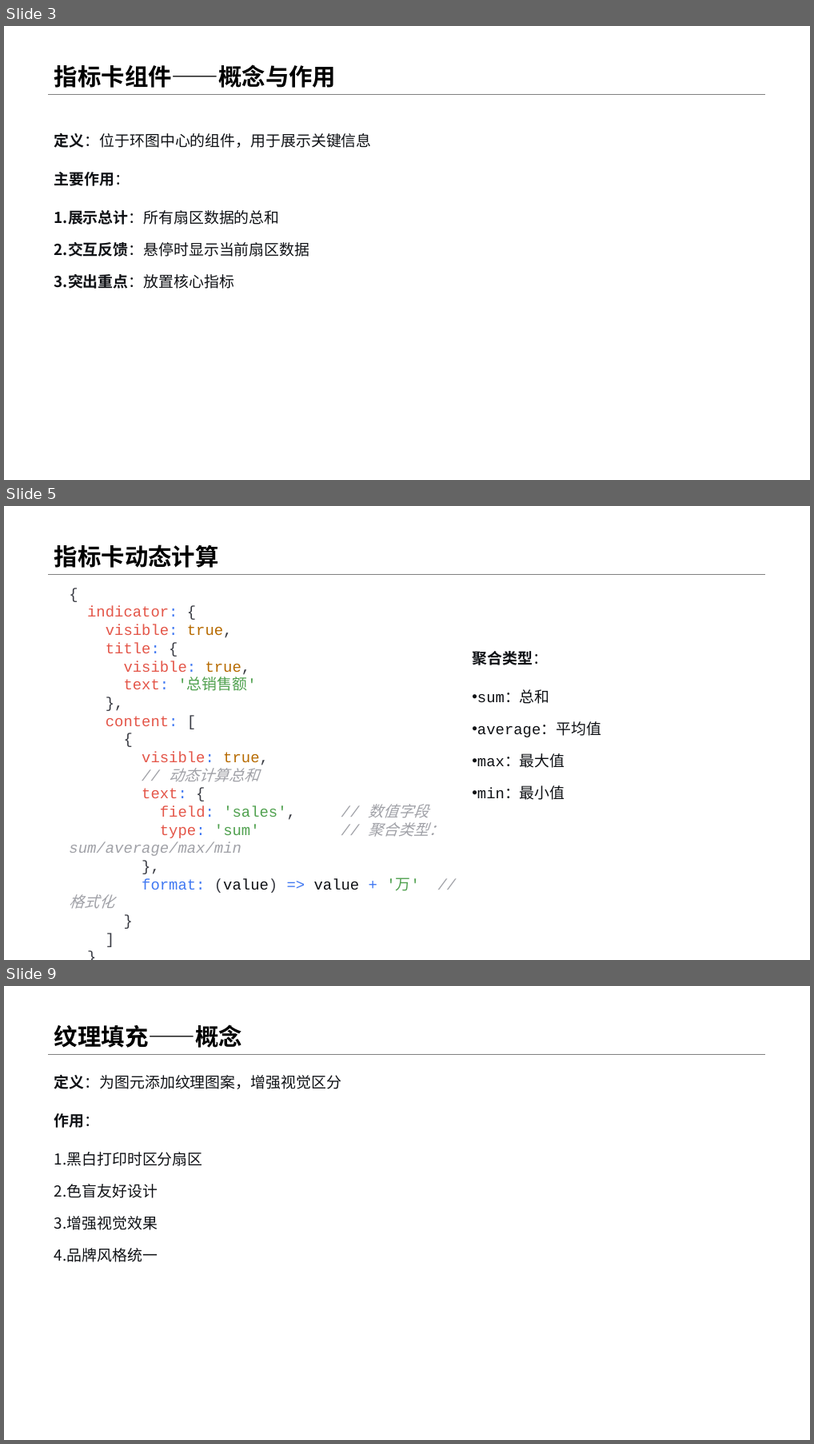
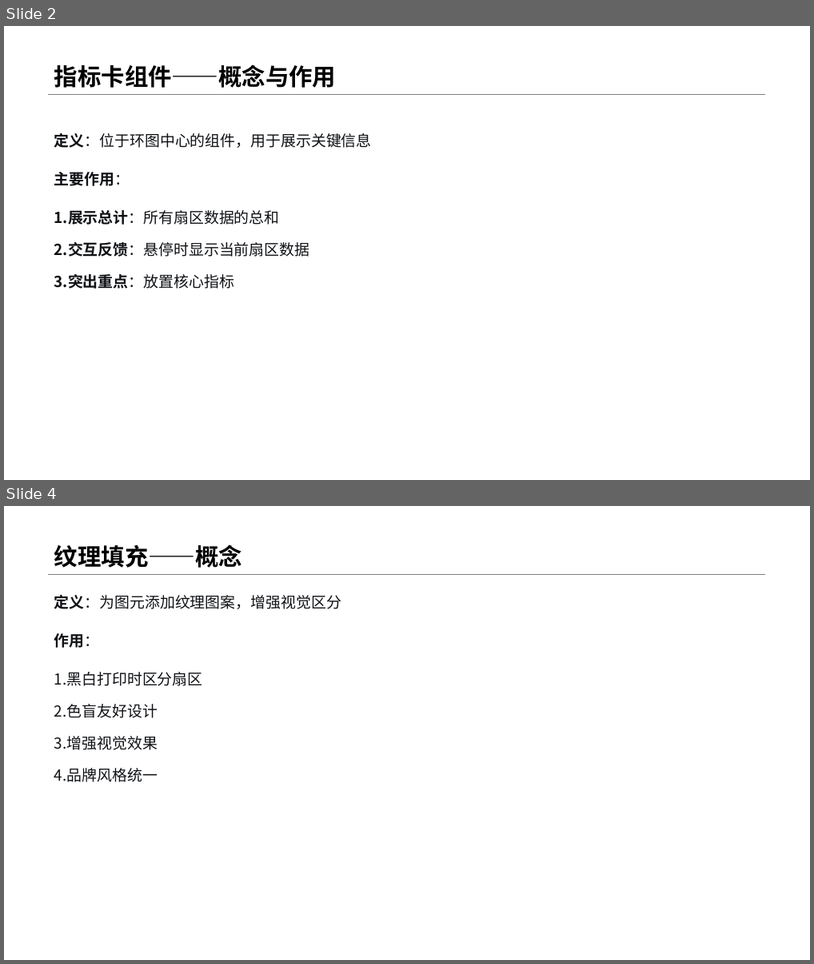
Before and after one commit to menglin1997/vchartCourse, a slide deck: code/Chapter 3 - Vchart Type/22-PieAdvanced/22-PieAdvanced.pptx. Shown one above the other, each under a label of ours: slides 3, 5 and 9 before the commit, slides 2 and 4 after it; the slides between them are not shown. The pictures are 814x1444 and 814x964 pixels, drawn with LibreOffice and Linux fonts; fonts in the diff are those of the drawing. Boxes give left, top, right and bottom in pixels: in the first picture for what was removed or moved away, otherwise in the second. Text is boxed around its words. In the diff, an @@ line names an element or a change of style, - is before the commit and + after.

```diff
--- a/code/Chapter 3 - Vchart Type/22-PieAdvanced/22-PieAdvanced.pptx
+++ b/code/Chapter 3 - Vchart Type/22-PieAdvanced/22-PieAdvanced.pptx
@@ slide 5 removed at <box>4,506,810,960</box>, background #FFFFFF; not listed: 1 template element that a slide beside it also shows @@
@@ title removed at <box>54,544,219,568</box> @@
-指标卡动态计算
@@ text removed at <box>69,606,444,908</box> @@
-{
-indicator: {
-visible: true,
-title: {
-visible: true,
-text: '总销售额'
-},
-content: [
-{
-visible: true,
-// 动态计算总和
-text: {
-field: 'sales', // 数值字段
-type: 'sum' // 聚合类型：sum/average/max/min
-},
-format: (value) => value + '万' // 格式化
-}
-]
-}
-}
@@ text removed at <box>472,651,602,800</box> @@
-聚合类型：
-• sum：总和
-• average：平均值
-• max：最大值
-• min：最小值
@@ what was slide 3 is now slide 2 @@
@@ what was slide 9 is now slide 4 @@
```
Also in this commit, not shown: 5 slides changed, 1 slide added, 4 other slides removed, 5 other files.
